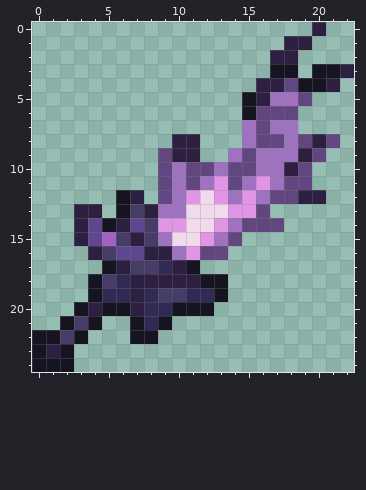
One commit to this pixel-art sprite: Items/Galactite/NovaBlade.png. Above is the file before it was changed.
The file is 46x50 pixels, drawn in blocks of 2x2; one block is one cell here.
After:
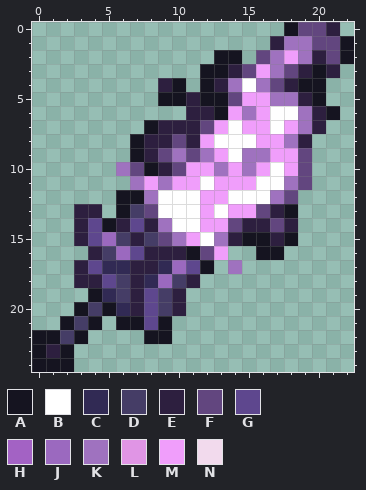
Palette (. is transparent): A #151420  B #ffffff  C #312a54  D #453d66  E #2d1f3f  F #62467f  G #5e478e  H #a362c4  J #9b69bf  K #9f72bf  L #e095e5  M #f09efb  N #f2daed
Changes in this commit:
Changed rows in their new state; - is an unchanged pixel.
first column x 3:
 0 ---------------AFFE-
 1 --------------EKKFFA
 2 ----------AA-FKMKEFA
 3 ---------AAEFMKFE-E.
 4 ------EA-AEKBKFE--.-
 5 ------AAEAAFMM--EA--
 6 --------EEAMKMBBKEA-
 7 -----AEEEFMBMMBMKE--
 8 ----AEEF-MBBBMM-E..-
 9 ----AE-KFKMBK-MMF.--
10 ---KFAEFMM-MKMBM----
11 ----KMKMMBMMMBBK----
12 ----AKBBBMMBBBK-..--
13 -----FBBBMBMM-EA----
14 -----EKBBMMFEE-E----
15 --J---FKMB-EAAEA----
16 ---J---EA-M--AA-----
17 EGCCEE-JGA-K--------
18 EEGD-CJD-..---------
19 ---D-G-E...---------
20 -D-C-GDE..----------
21 ---A-G--------------
22 ----.-A-------------
Where, in picture pixels (left, top, right, bottom), the same in both pictures:
changed: (74, 22, 354, 344)
